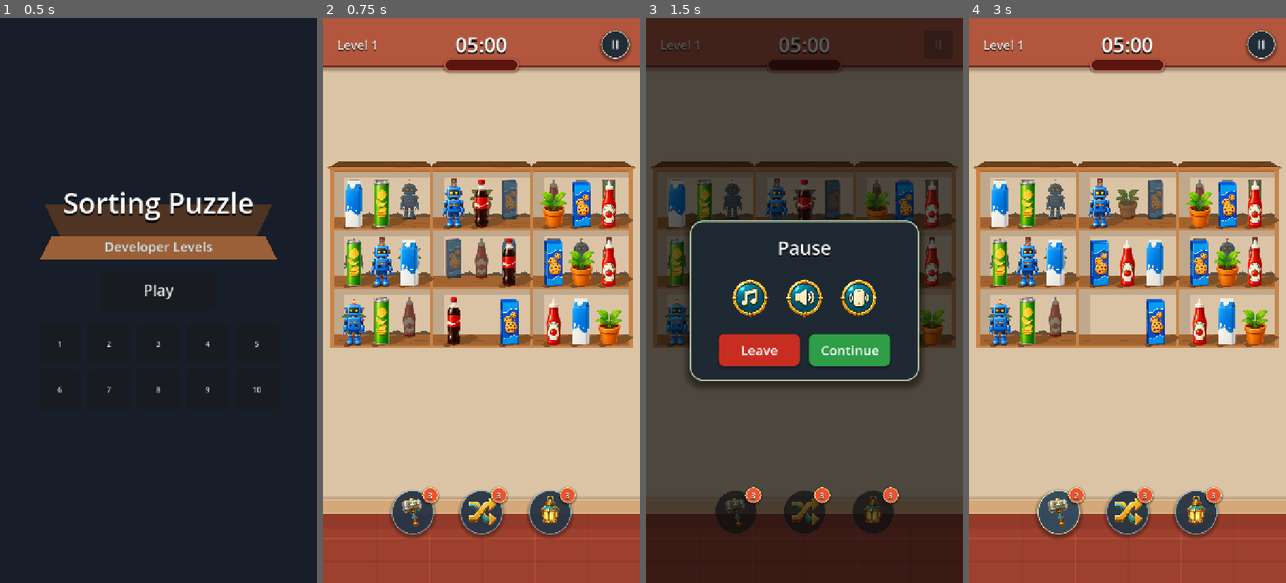
Above: before the commit, frames 1-4 (left to right).
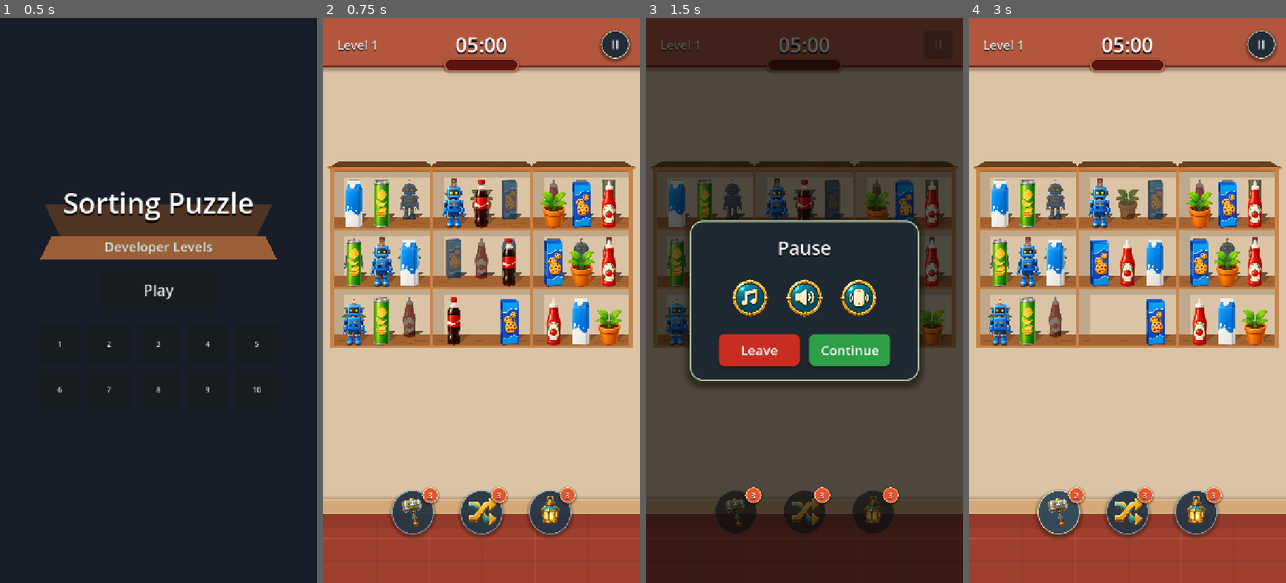
Above: after the commit, the same moments.

Repository: vladeque/sorting-puzzle
Game: Godot game, scene res://scenes/main_menu.tscn
Two runs of this game, one before a commit and one after it. Both use one fixed random seed, a clock stepped at 60 frames per second and the inputs below.
Inputs:
- Up to frame 1 (0.5 s): no input
- Up to frame 2 (0.75 s): click "Play" at 0.5 s
- Up to frame 3 (1.5 s): click "II" at 1.25 s
- Up to frame 4 (3 s): click "Continue" at 2 s; click "3" at 2.75 s

Frame 1 is identical in both runs. In frame 2, 1.8% of the frame differs, in the area x 6-98%, y 34-59%; in frame 3, 0.2%; in frame 4, 1.7%.

Commit message:
Adjust item polygon shape

Diff:
--- a/scenes/item.tscn
+++ b/scenes/item.tscn
@@ -38,7 +38,7 @@
 z_index = -4
 position = Vector2(6, 42)
 color = Color(0.5, 0.31, 0.15, 1)
-polygon = PackedVector2Array(-31, 8, -15, -2, 33, -15, 49, -7, 27, 5, -24, 13)
+polygon = PackedVector2Array(-10, 6, -15, -2, 1, -14, 28.2789, -13.574501, 13, 0, 2, 5)
 
 [node name="OutlineSprite" type="Sprite2D" parent="." unique_id=515204852]
 visible = false
